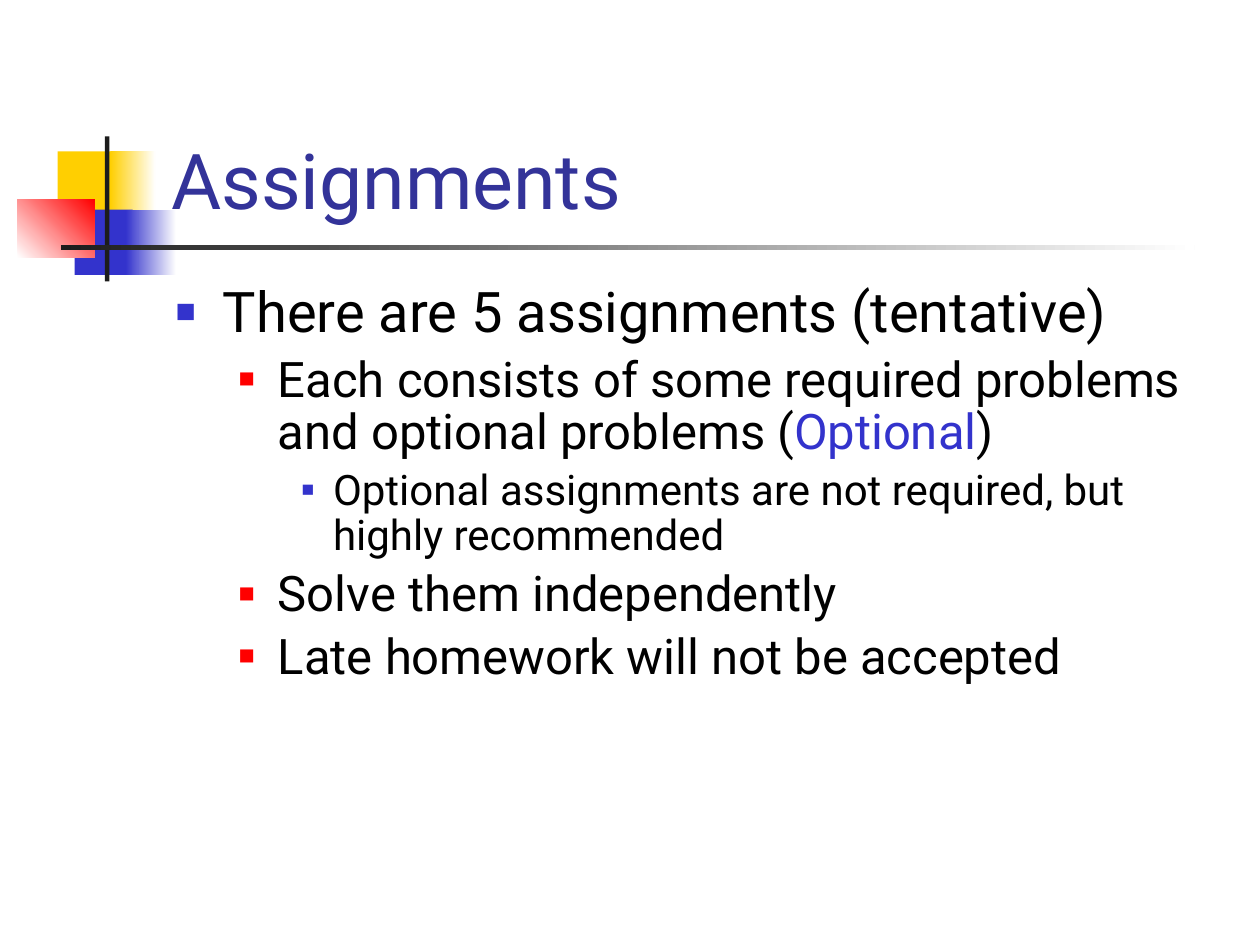
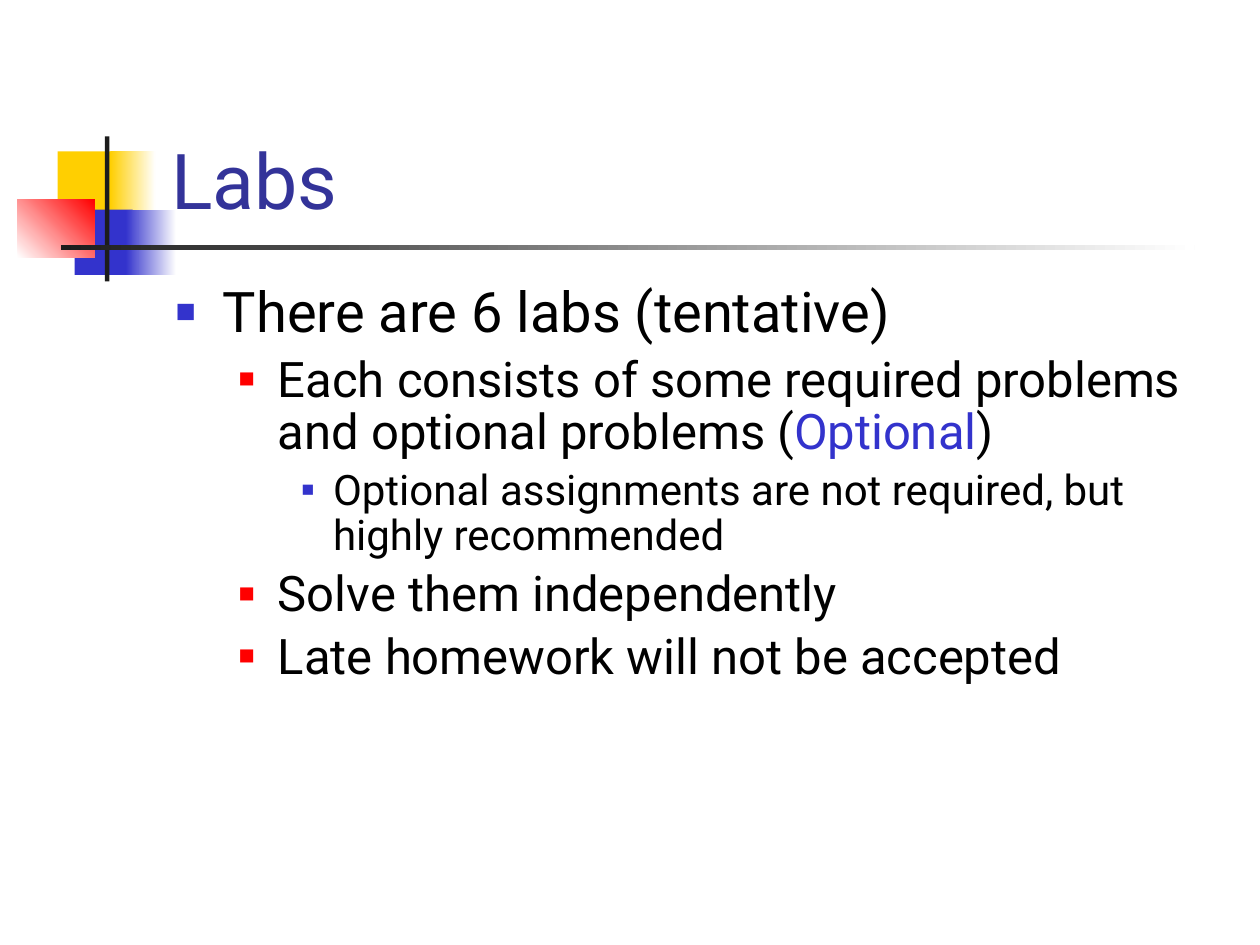
Before and after one commit to csslab-ustc/csslab-ustc.github.io, a slide deck: slide 12 of courses/sysprog/slides/lec01-overview.pptx (slide 11 before the commit). Drawn at 1260x945 pixels with LibreOffice and Linux fonts; fonts in the diff are those of the drawing. Boxes give left, top, right and bottom in pixels: in the first picture for what was removed or moved away, otherwise in the second. Text is boxed around its words. In the diff, an @@ line names an element or a change of style, - is before the commit and + after.

```diff
--- a/courses/sysprog/slides/lec01-overview.pptx
+++ b/courses/sysprog/slides/lec01-overview.pptx
@@ title at (171,151,337,210): text changed @@
-Assignments
+Labs
@@ text at (223,287,890,345): text changed @@
-■ There are 5 assignments (tentative)
+■ There are 6 labs (tentative)
```
Also in this commit, not shown: 9 other slides changed, 2 slides added, 1 slide removed, 28 other files.
